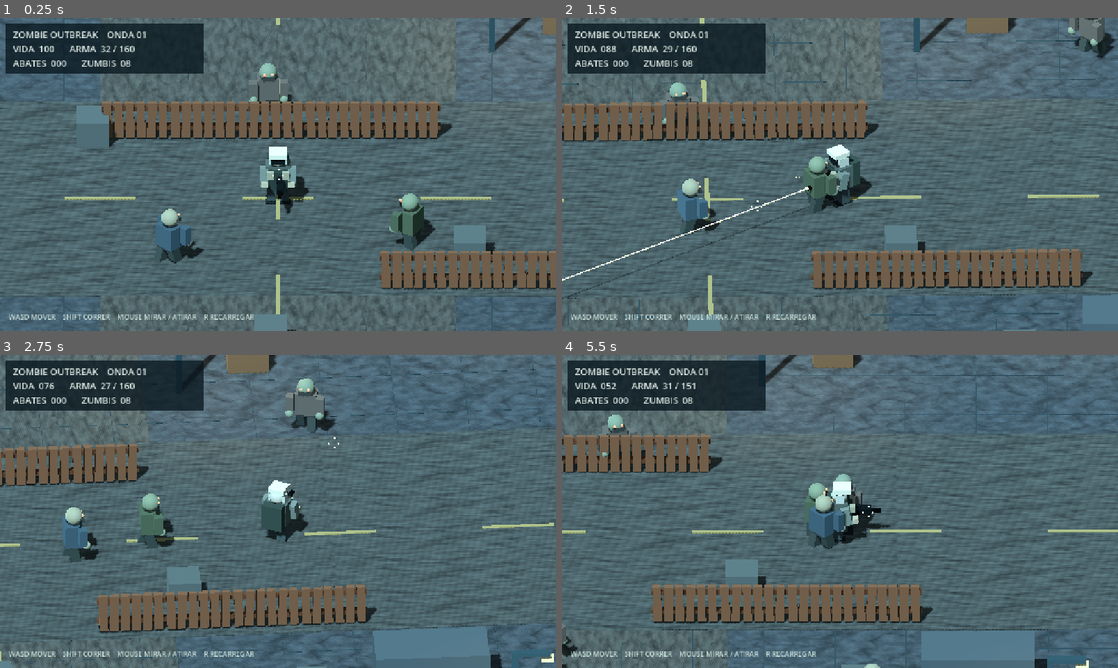
Above: before the commit, frames 1-4 (two rows, left to right).
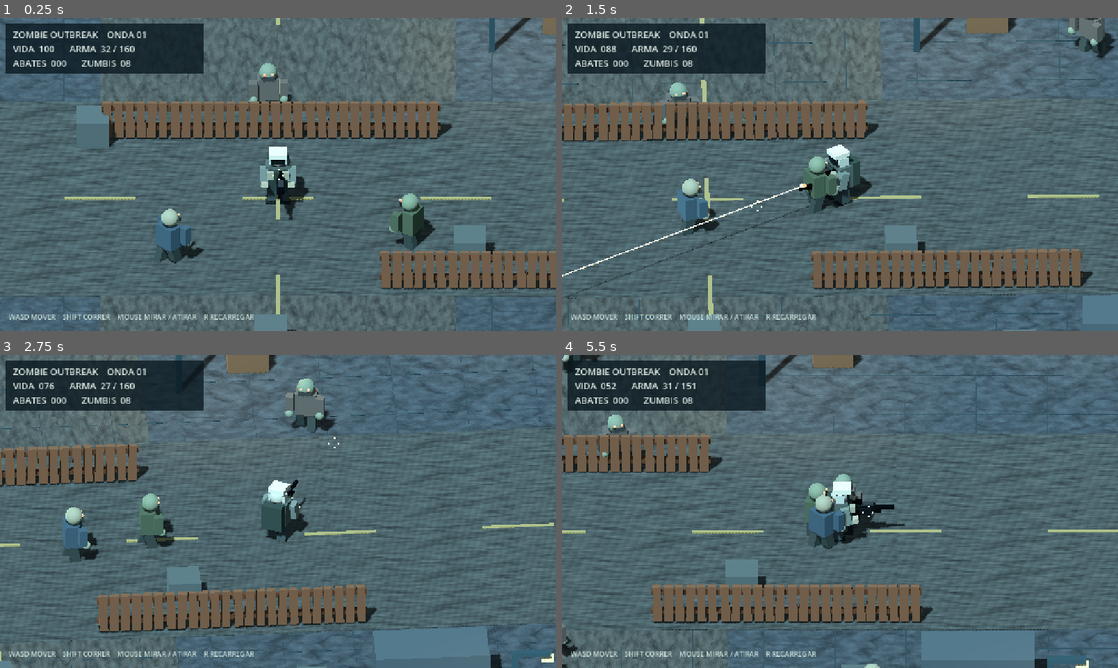
Above: after the commit, the same moments.

Repository: lulualcides-sys/Zumbi
Game: Godot game, scene res://scenes/Main.tscn
Same seed, same stepped clock (60 frames per second), same inputs: the game is played once before the commit and once after it.
Inputs (mouse positions are in pixels of both pictures, inside the frame that each line leads up to):
- Up to frame 1 (0.25 s): no input
- Up to frame 2 (1.5 s): tap Enter at 0.5 s; move the mouse to (962, 158) at 0.52 s; hold D 0.53-1.25 s; hold Enter 0.53-1.25 s; click (962, 158) at 0.67 s; drag from (728, 190) to (812, 237) at 1.27 s
- Up to frame 3 (2.75 s): move the mouse to (333, 442) at 2.02 s; hold D from 2.03 s (still down); hold Shift from 2.03 s (still down)
- Up to frame 4 (5.5 s): release D at 2.75 s; release Shift at 2.75 s; drag from (812, 574) to (673, 464) at 2.77 s; move the mouse to (1006, 558) at 3.52 s; hold A 3.53-4.25 s; hold R 3.53-4.25 s; drag from (673, 464) to (756, 433) at 4.27 s; move the mouse to (867, 511) at 5.02 s; hold S from 5.03 s (still down); hold Enter from 5.03 s (still down); click (867, 511) at 5.17 s

The runs differ from the first frame. In frame 1, 0.1% of the frame differs, in the area x 50-54%, y 48-65%; in frame 2, 0.5%, in the area x 0-50%, y 48-90%; in frame 3, less than 0.1%; in frame 4, 0.3%.

Commit message:
fix: equip survivor with visible rifle and fire from the actual weapon muzzle

Diff:
--- a/scripts/Main.gd
+++ b/scripts/Main.gd
@@ -6,6 +6,7 @@
 const Artwork = preload("res://scripts/VisualAssets.gd")
 const StreetSurface = preload("res://scripts/SurfaceTextures.gd")
 const MobileJoystick = preload("res://scripts/MobileControls.gd")
+const WeaponVisual = preload("res://scripts/WeaponVisual.gd")
 const WALK_SPEED := 5.2
 const RUN_SPEED := 8.0
 const FIRE_INTERVAL := 0.12
@@ -25,6 +26,7 @@
 var mobile_controls: Control
 var player_rig: Dictionary = {}
 var player_art: Dictionary = {}
+var weapon_rig: Dictionary = {}
 var zombie_state: Dictionary = {}
 var zombies: Array[CharacterBody3D] = []
 var destructibles: Dictionary = {}
@@ -174,6 +176,8 @@
     add_child(player)
     player_rig = Models.survivor(player)
     player_art = Artwork.attach_character(player, player_rig, "survivor")
+    # Imported survivor does not include its own rifle: attach the CC0 model.
+    weapon_rig = WeaponVisual.attach(player)
 
 func _create_camera() -> void:
     camera = Camera3D.new()
@@ -395,7 +399,9 @@
     fire_cooldown = FIRE_INTERVAL
     ammo -= 1
     recoil = 0.21
-    var muzzle: Marker3D = player_rig["muzzle"]
+    # The actual, visible rifle is the source of all gunfire; never shoot
+    # from the invisible placeholder rifle in the procedural fallback.
+    var muzzle: Marker3D = weapon_rig["muzzle"]
     var start: Vector3 = muzzle.global_position
     var destination := start + aim_direction * 31.0
     var query := PhysicsRayQueryParameters3D.create(start, destination)
@@ -413,6 +419,7 @@
         else:
             _impact(destination, Color("#a1ac9c"), 3)
     _tracer(start, destination)
+    WeaponVisual.animate_fire(weapon_rig)
     _muzzle_flash(start)
 
 func _tracer(start: Vector3, destination: Vector3) -> void:
